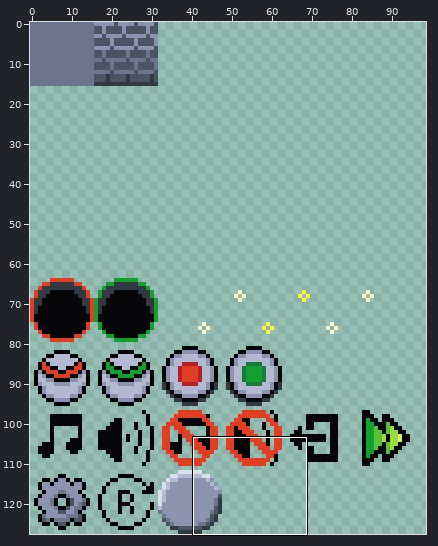
Pixel-art file: Assets/Sprites/Raw/RollingRocks.ase. Above, an overview of the earlier version with the close-up marked.
Close-up. Old version:
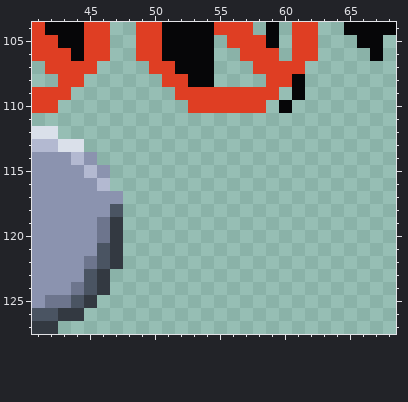
128x128 pixels, 1 frame. Shown: x 41..68, y 104..127. The wide view leaves out empty margins.
After the commit:
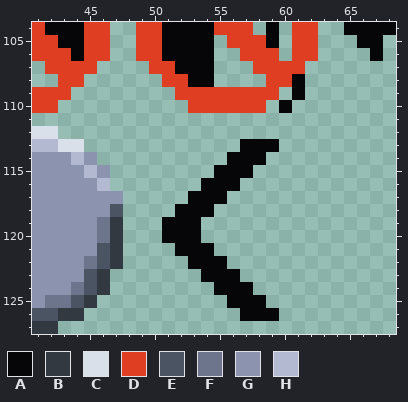
Palette (. is transparent): A #060608  B #333941  C #dae0ea  D #df3e23  E #4a5462  F #6d758d  G #8b93af  H #b3b9d1
Difference:
y 113: x 57..59 ... -> AAA
y 114: x 56..58 ... -> AAA
y 115: x 55..57 ... -> AAA
y 116: x 54..56 ... -> AAA
y 117: x 53..55 ... -> AAA
y 118: x 52..54 ... -> AAA
y 119..120: x 51..53 ... -> AAA
y 121: x 52..54 ... -> AAA
y 122: x 53..55 ... -> AAA
y 123: x 54..56 ... -> AAA
y 124: x 55..57 ... -> AAA
y 125: x 56..58 ... -> AAA
y 126: x 57..59 ... -> AAA
